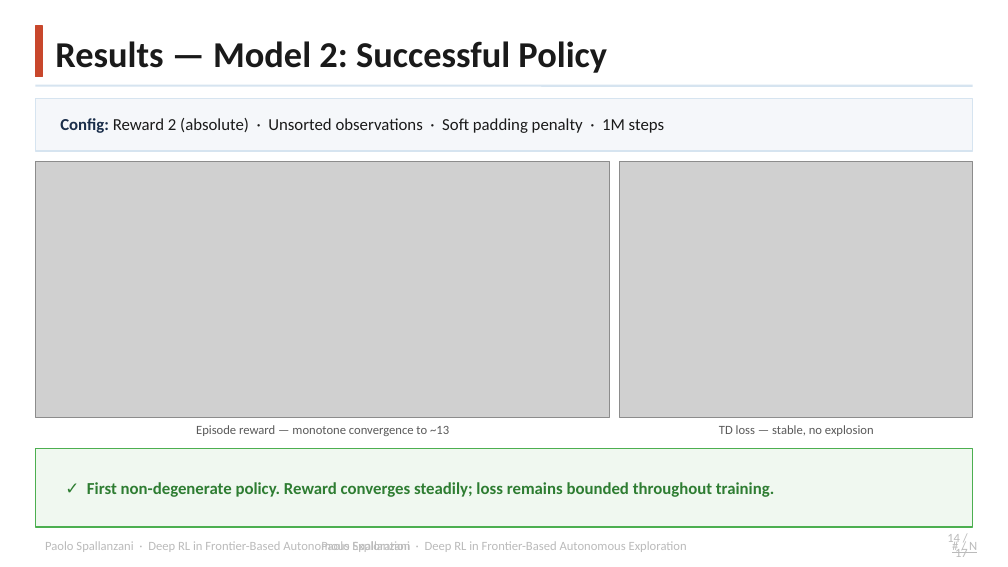
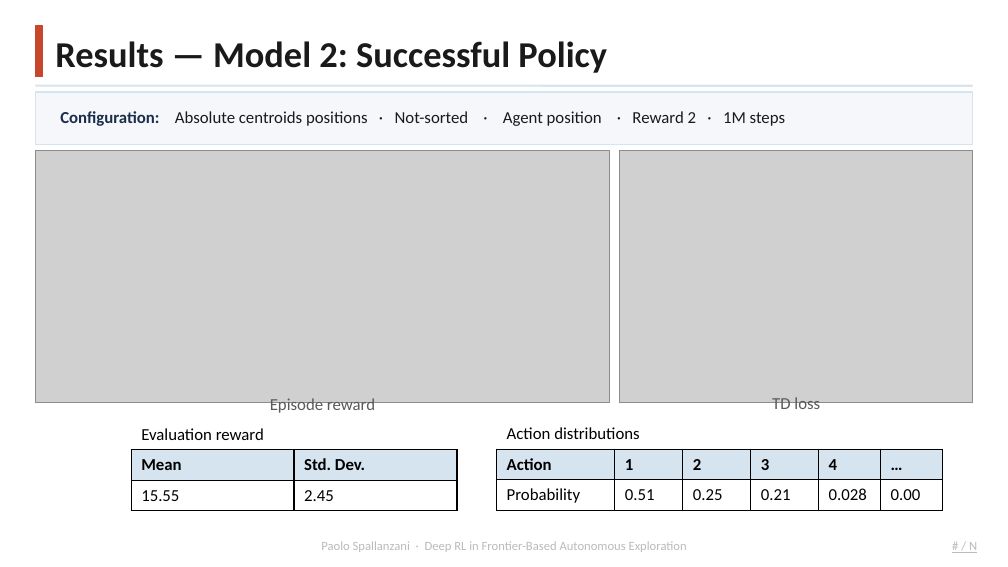
Before and after one commit to Paolo-Spall/presentazione_tesi_dae, a slide deck: slide 20 of presentation_1.pptx. Drawn at 1008x567 pixels with LibreOffice and Linux fonts; fonts in the diff are those of the drawing; grey boxes stand for pictures; background and template pictures are left out. Boxes give left, top, right and bottom in pixels: in the first picture for what was removed or moved away, otherwise in the second. Text is boxed around its words. In the diff, an @@ line names an element or a change of style, - is before the commit and + after.

```diff
--- a/presentation_1.pptx
+++ b/presentation_1.pptx
@@ rectangle: place and size @@
-rectangle at bbox=[35, 99, 973, 151]
+rectangle at bbox=[35, 92, 973, 144]
@@ text at bbox=[60, 111, 785, 126]: text changed @@
-Config: Reward 2 (absolute) · Unsorted observations · Soft padding penalty · 1M steps
+Configuration: Absolute centroids positions · Not-sorted · Agent position · Reward 2 · 1M steps
@@ picture: place and size @@
-picture at bbox=[35, 161, 610, 417]
+picture at bbox=[35, 151, 610, 402]
@@ picture: place and size @@
-picture at bbox=[620, 161, 973, 417]
+picture at bbox=[620, 151, 973, 402]
@@ table added at bbox=[131, 419, 458, 510], 3 rows, 2 columns @@
+Evaluation reward | 
+Mean | Std. Dev.
+15.55 | 2.45
@@ text at bbox=[270, 398, 375, 414]: text changed; size 9 to 12 pt @@
-Episode reward — monotone convergence to ~13
+Episode reward
@@ table added at bbox=[497, 418, 940, 509], 3 rows, 6 columns @@
+Action distributions |  |  |  |  | 
+Action | 1 | 2 | 3 | 4 | …
+Probability | 0.51 | 0.25 | 0.21 | 0.028 | 0.00
@@ text at bbox=[772, 397, 820, 414]: text changed; size 9 to 12 pt @@
-TD loss — stable, no explosion
+TD loss
@@ rectangle removed at bbox=[35, 449, 973, 527] @@
@@ text removed at bbox=[87, 482, 774, 497] @@
-✓ First non-degenerate policy. Reward converges steadily; loss remains bounded throughout training.
@@ text removed at bbox=[947, 534, 968, 557] @@
-14 / 17
@@ text removed at bbox=[45, 541, 410, 552] @@
-Paolo Spallanzani · Deep RL in Frontier-Based Autonomous Exploration
```
Also in this commit, not shown: 4 other slides changed, 1 slide added, 1 slide removed, 1 other file.
